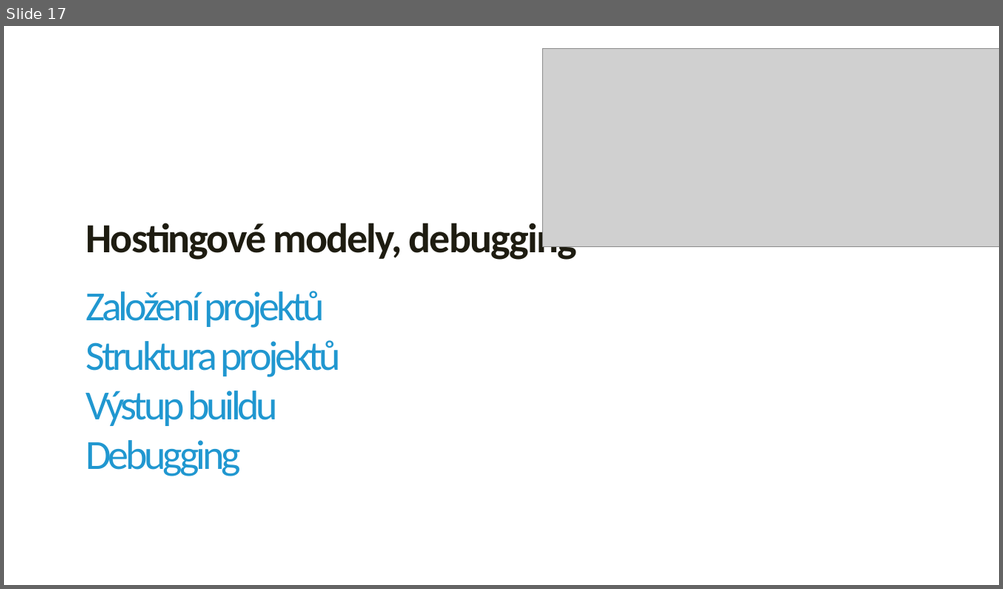
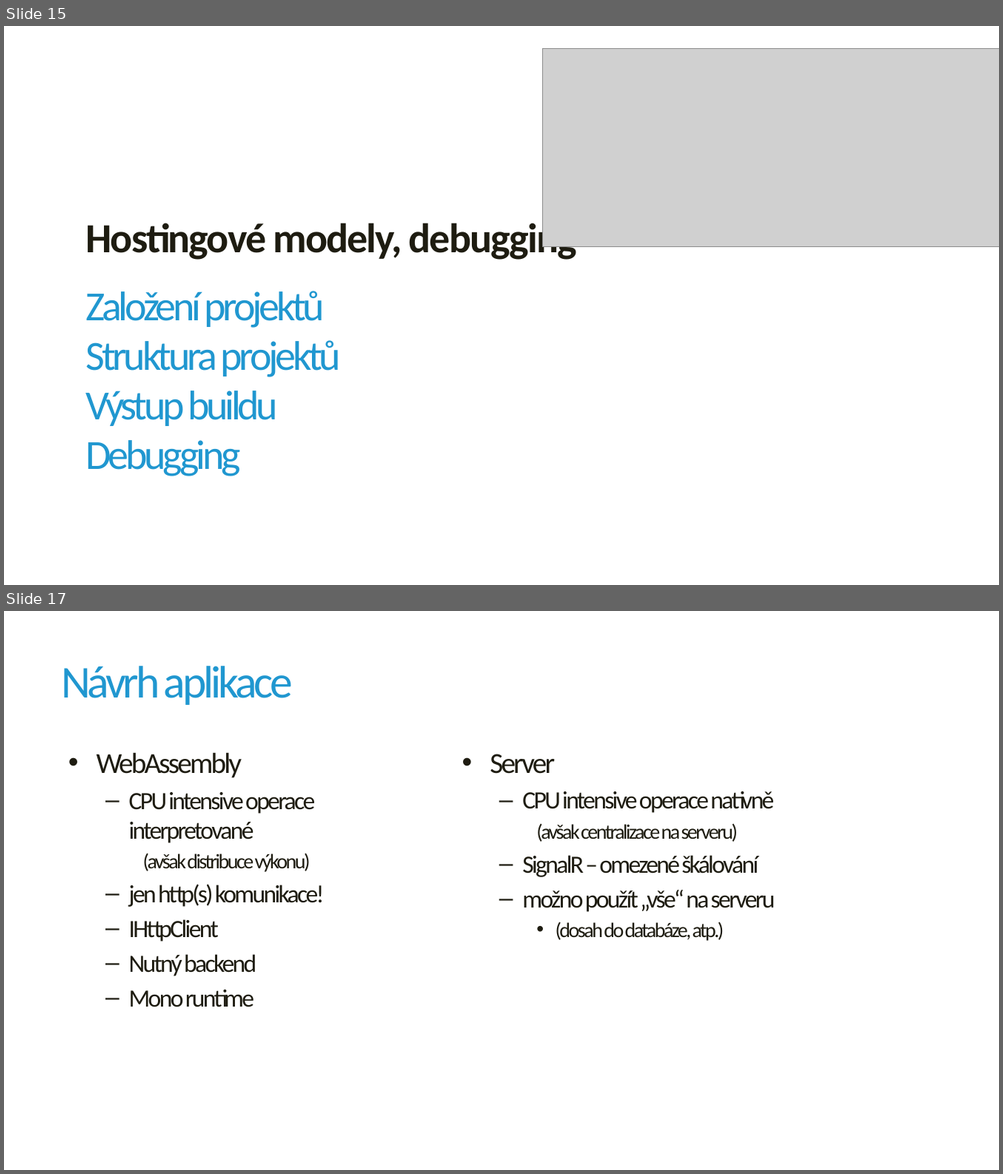
Before and after one commit to jirikanda/BlazorDemos, a slide deck: Presentation/01 - Blazor - Hostingové modely.pptx. Shown one above the other, each under a label of ours: slide 17 before the commit, slides 15 and 17 after it; the slides between them are not shown. The pictures are 1003x589 and 1003x1174 pixels, drawn with LibreOffice and Linux fonts; fonts in the diff are those of the drawing; grey boxes stand for pictures; background and template pictures are left out. Boxes give left, top, right and bottom in pixels: in the first picture for what was removed or moved away, otherwise in the second. Text is boxed around its words. In the diff, an @@ line names an element or a change of style, - is before the commit and + after.

```diff
--- a/Presentation/01 - Blazor - Hostingové modely.pptx
+++ b/Presentation/01 - Blazor - Hostingové modely.pptx
@@ slide 17 added at <box>4,611,999,1170</box>, background #FFFFFF @@
@@ title added at <box>61,666,293,705</box>, 44 pt, text #2097D0 @@
+Návrh aplikace
@@ text added at <box>96,752,324,1008</box>, 24 pt, text #1E1C11 @@
+• WebAssembly
+  – CPU intensive operace interpretované
+    (avšak distribuce výkonu)
+  – jen http(s) komunikace!
+  – IHttpClient
+  – Nutný backend
+  – Mono runtime
@@ text added at <box>489,754,775,941</box>, 24 pt, text #1E1C11 @@
+• Server
+  – CPU intensive operace nativně
+    (avšak centralizace na serveru)
+  – SignalR – omezené škálování
+  – možno použít „vše“ na serveru
+    • (dosah do databáze, atp.)
@@ what was slide 17 is now slide 15 @@
```
Also in this commit, not shown: 1 slide changed, 1 other slide added, 2 slides removed, 4 other files.
